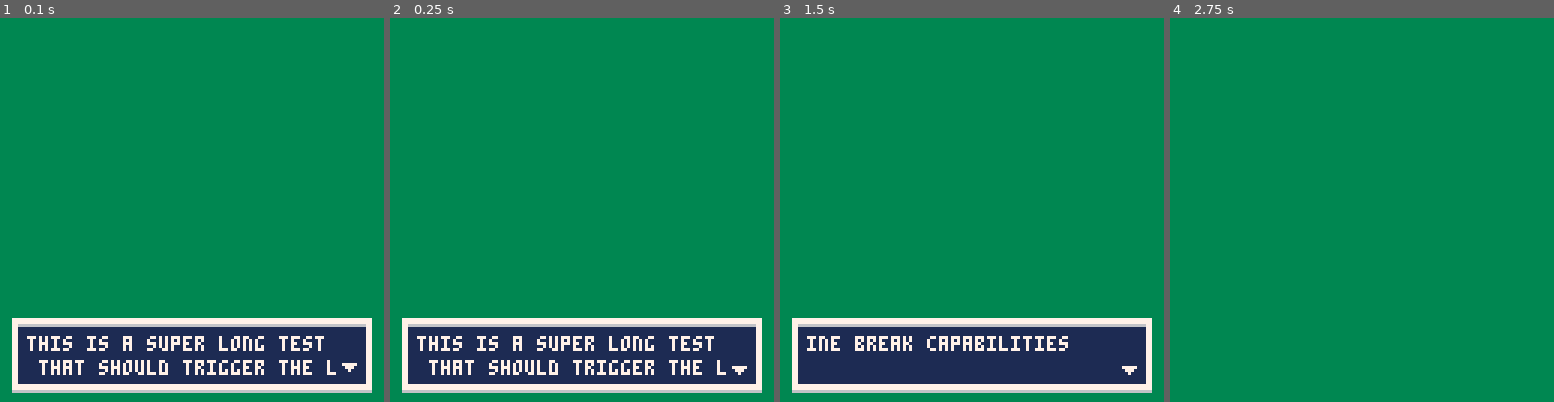
Above: before the commit, frames 1-4 (left to right).
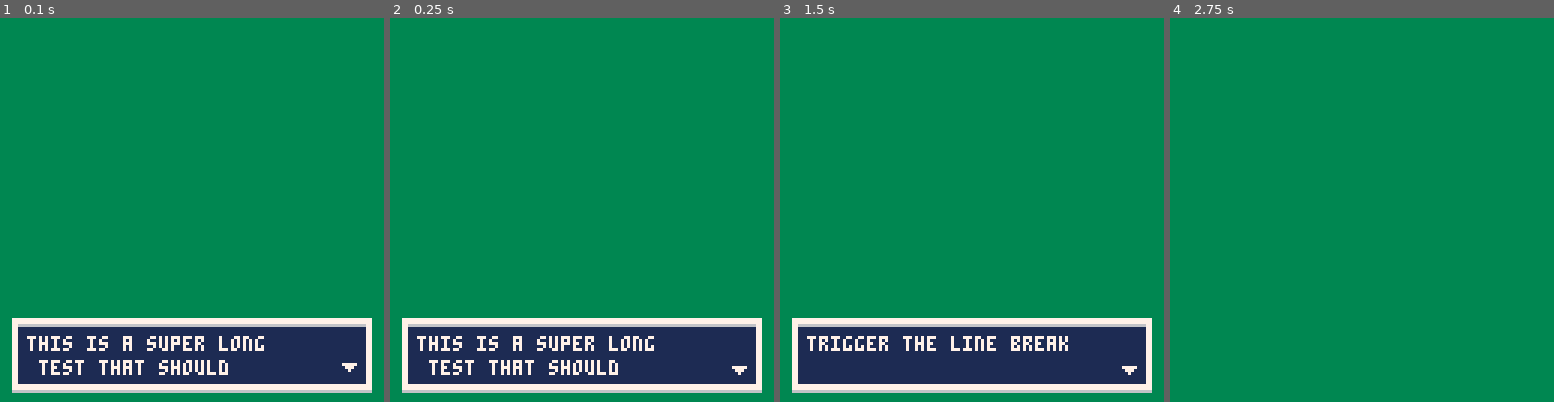
Above: after the commit, the same moments.

Repository: jessemillar/pico-8
Game: PICO-8 cartridge text-box/text-box.p8
The game is run twice, just before and just after one commit, with the same random seed, the same clock (stepped at 60 frames per second) and the same inputs.
Inputs:
- Up to frame 1 (0.1 s): no input
- Up to frame 2 (0.25 s): no input
- Up to frame 3 (1.5 s): tap X (X key) at 1.07 s
- Up to frame 4 (2.75 s): tap X (X key) at 2.07, 2.4, 2.73 s

The runs differ from the first frame. In frame 1, 1.1% of the frame differs, in the area x 14-88%, y 82-93%; in frame 2, 1.1%; in frame 3, 0.9%; in frame 4, nothing differs.

Commit message:
Getting closer

Diff:
--- a/text-box/text-box.p8
+++ b/text-box/text-box.p8
@@ -11,8 +11,13 @@
 	for i=0,flr(#message/25) do -- search through the message and break it into words
 		local new_line=sub(message,linebreak,linebreak+25)
 
-		add(tbox_messages,new_line) -- add the word to the array
-		linebreak+=25+1 -- +1 to avoid duplicating characters
+		for j=25,0,-1 do -- look backward for the first whitespace character to determine the linebreak
+			if sub(new_line,j,j)==" " then
+				add(tbox_messages,sub(new_line,0,j)) -- add the word to the array
+				linebreak+=j
+				break
+			end
+		end
 	end
 end
 
